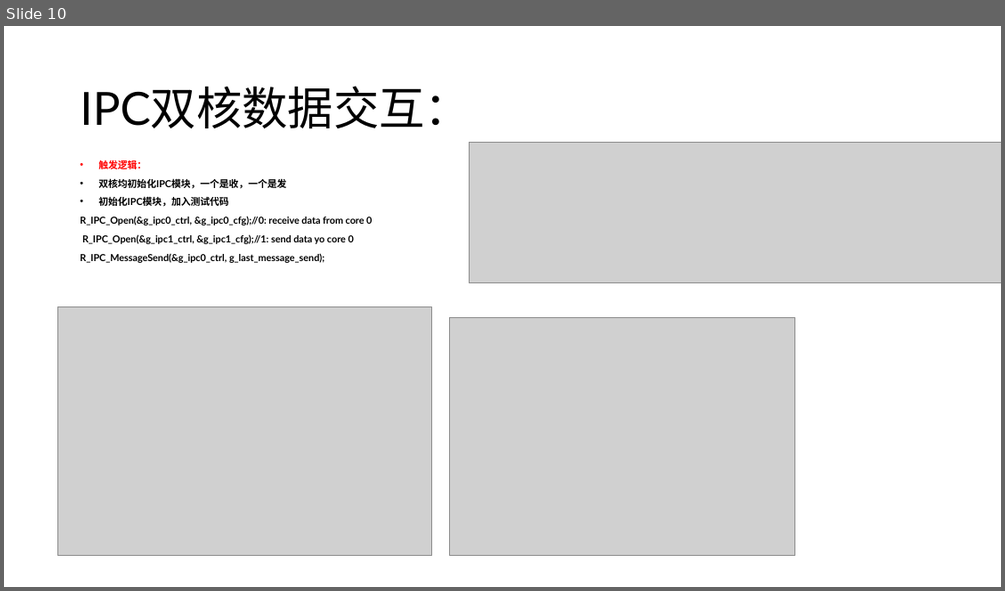
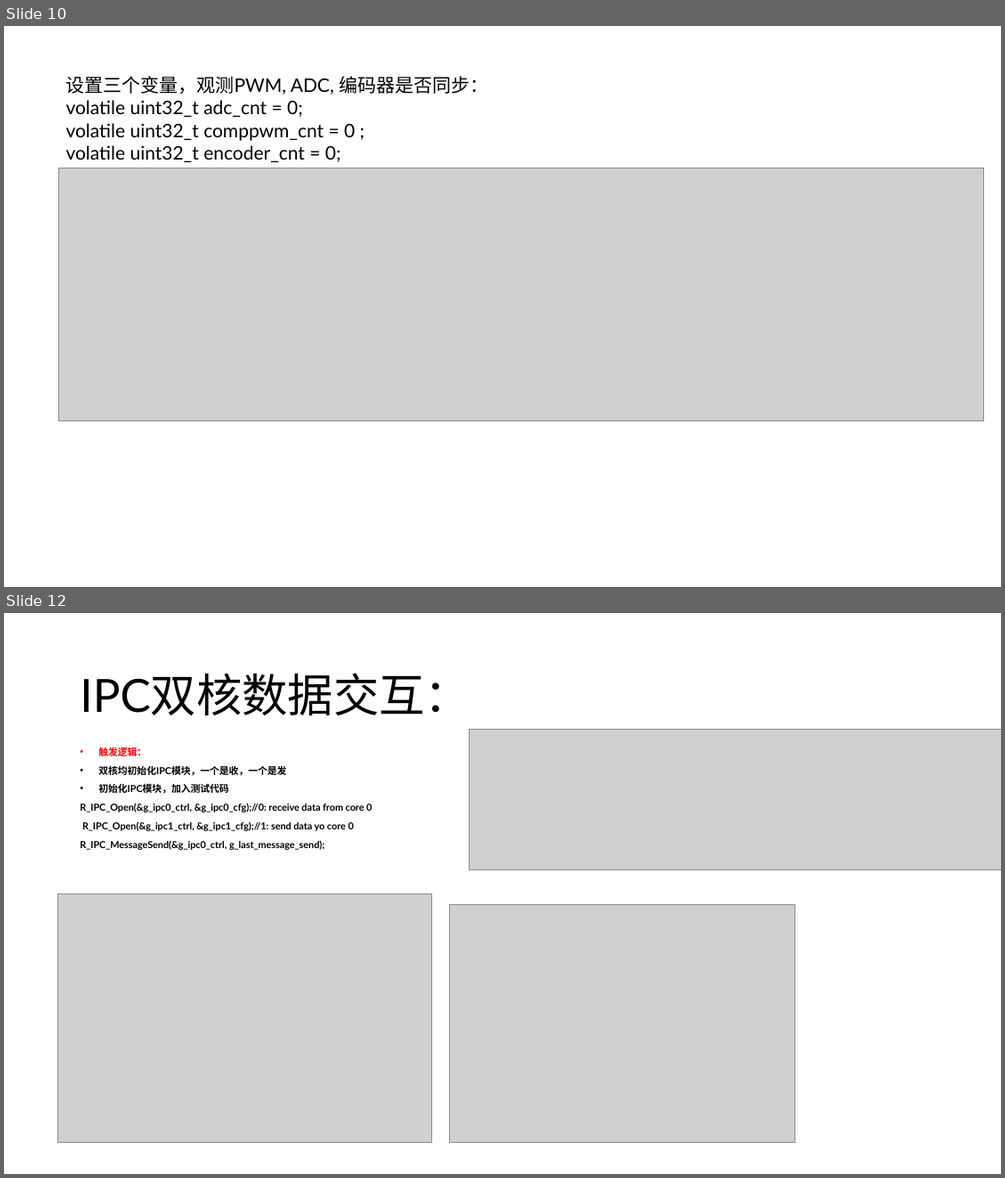
Before and after one commit to Carter-Liu-Roy/Ti5_TA8T2_Prj, a slide deck: RA8T2 外设使用指导.pptx. Shown one above the other, each under a label of ours: slide 10 before the commit, slides 10 and 12 after it; the slides between them are not shown. The pictures are 1005x591 and 1005x1178 pixels, drawn with LibreOffice and Linux fonts; fonts in the diff are those of the drawing; grey boxes stand for pictures. Boxes give left, top, right and bottom in pixels: in the first picture for what was removed or moved away, otherwise in the second. Text is boxed around its words. In the diff, an @@ line names an element or a change of style, - is before the commit and + after.

Commit message:
adjust adc and encoder sample time

```diff
--- a/RA8T2 外设使用指导.pptx
+++ b/RA8T2 外设使用指导.pptx
@@ slide 10 added at [4,26,1001,587], background #FFFFFF @@
@@ text added at [66,76,488,162], 18 pt, text #000000 @@
+设置三个变量，观测PWM, ADC, 编码器是否同步：
+volatile uint32_t adc_cnt = 0;
+volatile uint32_t comppwm_cnt = 0 ;
+volatile uint32_t encoder_cnt = 0;
@@ picture added at [58,168,984,421] @@
@@ what was slide 10 is now slide 12 @@
```
Also in this commit, not shown: 1 other slide added, 32 other files.
